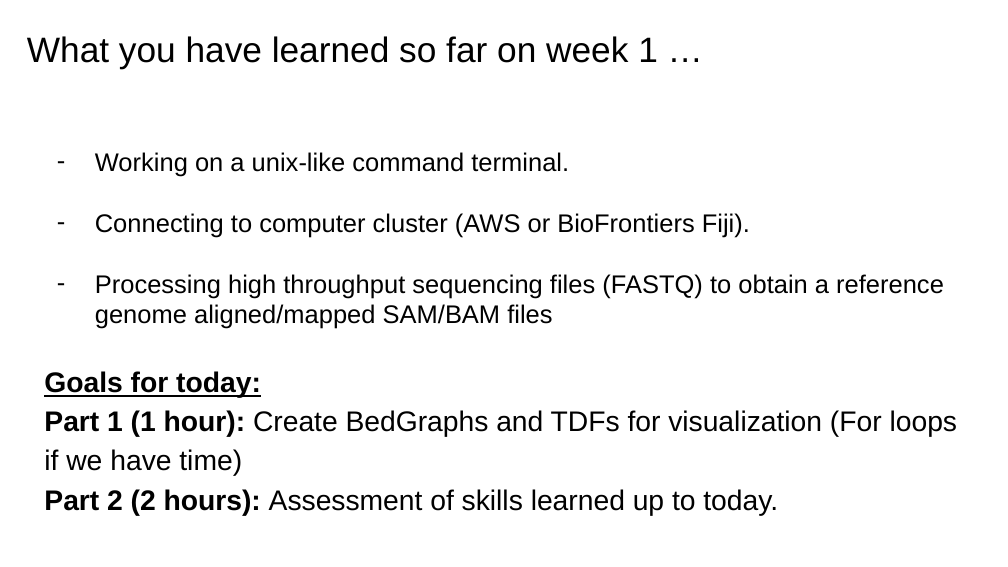
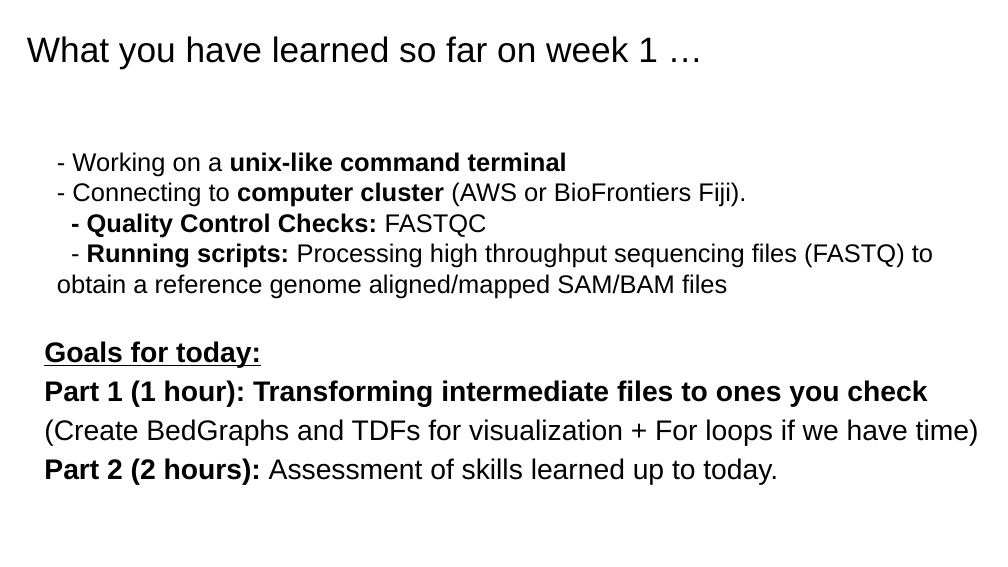
Before and after one commit to Dowell-Lab/srworkshop, a slide deck: slide 2 of day05/slides/Day5_slides.pptx. Drawn at 1008x567 pixels with LibreOffice and Linux fonts; fonts in the diff are those of the drawing. Boxes give left, top, right and bottom in pixels: in the first picture for what was removed or moved away, otherwise in the second. Text is boxed around its words. In the diff, an @@ line names an element or a change of style, - is before the commit and + after.

Commit message:
added visualization of the for loops
Former-commit-id: e99d4dbb191e588413e361a223b609af6f1739d9

```diff
--- a/day05/slides/Day5_slides.pptx
+++ b/day05/slides/Day5_slides.pptx
@@ title at box(57, 152, 933, 298): text changed @@
-– Working on a unix-like command terminal.
-– Connecting to computer cluster (AWS or BioFrontiers Fiji).
-– Processing high throughput sequencing files (FASTQ) to obtain a reference genome aligned/mapped SAM/BAM files
+- Working on a unix-like command terminal
+- Connecting to computer cluster (AWS or BioFrontiers Fiji).
+- Quality Control Checks: FASTQC
+- Running scripts: Processing high throughput sequencing files (FASTQ) to obtain a reference genome aligned/mapped SAM/BAM files
@@ title at box(44, 380, 979, 485): text changed @@
-Part 1 (1 hour): Create BedGraphs and TDFs for visualization (For loops if we have time)
-Part 2 (2 hours): Assessment of skills learned up to today.
+Part 1 (1 hour): Transforming intermediate files to ones you check (Create BedGraphs and TDFs for visualization + For loops if we have time)
+Part 2 (2 hours): Assessment of skills learned up to today.
```
Also in this commit, not shown: 1 slide added.
